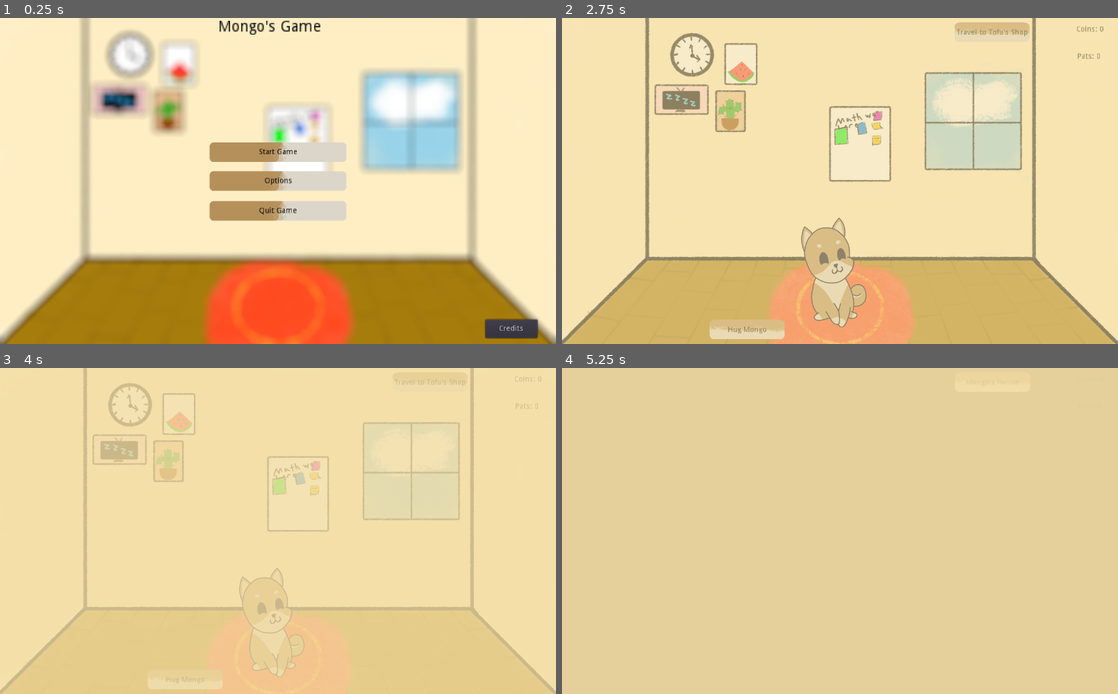
Above: before the commit, frames 1-4 (two rows, left to right).
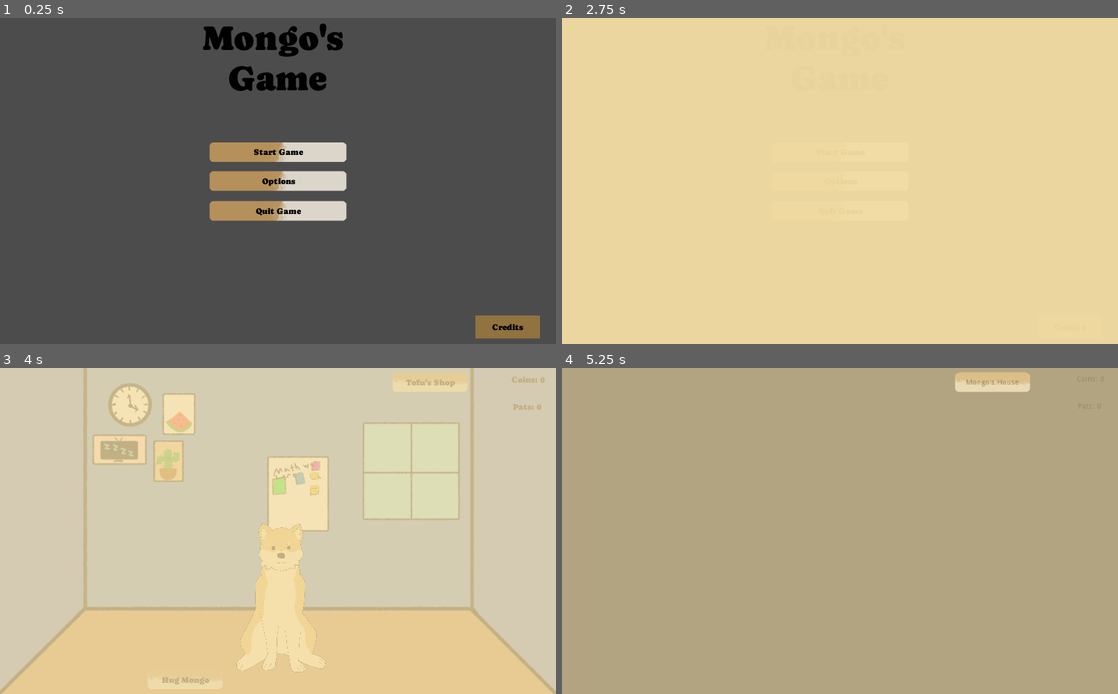
Above: after the commit, the same moments.

Repository: RedCoffeeMug/Mongos-Game
Game: Godot game, scene res://Scenes/Menu.tscn
Two runs of this game, one before a commit and one after it. Both use one fixed random seed, a clock stepped at 60 frames per second and the inputs below.
Inputs (mouse positions are in pixels of both pictures, inside the frame that each line leads up to):
- Up to frame 1 (0.25 s): no input
- Up to frame 2 (2.75 s): click "Options" at 0.5 s; click "Start Game" at 1.25 s; click "Start Game" at 2 s
- Up to frame 3 (4 s): click (428, 381) at 2.75 s, where only the run before the commit has a clickable "Travel to Tofu's Shop"; click (428, 381) at 3.5 s, where only the run before the commit has a clickable "Mongo's House"
- Up to frame 4 (5.25 s): click "Travel to Tofu's Shop" (after the commit: "Tofu's Shop") at 4.25 s; click "Mongo's House" at 5 s

The runs differ from the first frame. In frame 1, 96% of the frame differs, in the area x 0-100%, y 0-100%; in frame 2, 34%; in frame 3, 63%; in frame 4, 99%.

Commit message:
New mongo/house sprites

Diff:
--- a/Scenes/House.tscn
+++ b/Scenes/House.tscn
@@ -1,11 +1,12 @@
-[gd_scene load_steps=7 format=2]
+[gd_scene load_steps=8 format=2]
 
 [ext_resource path="res://scripts/Mongo.gd" type="Script" id=1]
 [ext_resource path="res://scripts/House.gd" type="Script" id=2]
-[ext_resource path="res://assets/Mongo_Sprite1.png" type="Texture" id=3]
-[ext_resource path="res://assets/House-empty.png" type="Texture" id=4]
+[ext_resource path="res://assets/Mongo-idle1.png" type="Texture" id=3]
+[ext_resource path="res://assets/House-day.png" type="Texture" id=4]
 [ext_resource path="res://Scenes/Pause_Menu.tscn" type="PackedScene" id=5]
 [ext_resource path="res://assets/Button_normal.png" type="Texture" id=6]
+[ext_resource path="res://Themes/MainTheme.tres" type="Theme" id=7]
 
 [node name="House" type="Node2D"]
 script = ExtResource( 2 )
@@ -19,8 +20,8 @@
 texture = ExtResource( 4 )
 
 [node name="Mongo" type="Sprite" parent="."]
-position = Vector2( 505, 468 )
-scale = Vector2( 0.792969, 0.792969 )
+position = Vector2( 517, 422 )
+scale = Vector2( 0.131108, 0.131108 )
 texture = ExtResource( 3 )
 script = ExtResource( 1 )
 
@@ -29,6 +30,7 @@
 margin_top = 3.0
 margin_right = 1008.0
 margin_bottom = 39.0
+theme = ExtResource( 7 )
 custom_colors/font_color = Color( 0, 0, 0, 1 )
 text = "Coins: 0"
 align = 1
@@ -39,6 +41,7 @@
 margin_top = 53.0
 margin_right = 1006.0
 margin_bottom = 89.0
+theme = ExtResource( 7 )
 custom_colors/font_color = Color( 0, 0, 0, 1 )
 text = "Pats: 0"
 align = 1
@@ -49,6 +52,7 @@
 margin_top = 7.0
 margin_right = 864.0
 margin_bottom = 47.0
+theme = ExtResource( 7 )
 texture_normal = ExtResource( 6 )
 
 [node name="Label" type="Label" parent="Travel_Button"]
@@ -56,7 +60,7 @@
 anchor_right = 1.0
 anchor_bottom = 1.0
 custom_colors/font_outline_modulate = Color( 0, 0, 0, 1 )
-text = "Travel to Tofu's Shop"
+text = "Tofu's Shop"
 align = 1
 valign = 1
 
@@ -65,6 +69,7 @@
 margin_top = 554.0
 margin_right = 413.0
 margin_bottom = 594.0
+theme = ExtResource( 7 )
 texture_normal = ExtResource( 6 )
 
 [node name="Label" type="Label" parent="HugMongo_Button"]
--- a/Scenes/Menu.tscn
+++ b/Scenes/Menu.tscn
@@ -1,13 +1,19 @@
-[gd_scene load_steps=5 format=2]
+[gd_scene load_steps=7 format=2]
 
 [ext_resource path="res://scripts/Menu.gd" type="Script" id=1]
-[ext_resource path="res://assets/House_Blur.png" type="Texture" id=2]
 [ext_resource path="res://assets/MenuButton_Normal.png" type="Texture" id=3]
+[ext_resource path="res://Themes/MainTheme.tres" type="Theme" id=4]
 [ext_resource path="res://Audio/Mongo_MainMenu.wav" type="AudioStream" id=5]
+[ext_resource path="res://Themes/Caprasimo-Regular.ttf" type="DynamicFontData" id=6]
+
+[sub_resource type="DynamicFont" id=1]
+size = 64
+font_data = ExtResource( 6 )
 
 [node name="Menu" type="Control"]
 anchor_right = 1.0
 anchor_bottom = 1.0
+theme = ExtResource( 4 )
 script = ExtResource( 1 )
 
 [node name="BackgroundMusic" type="AudioStreamPlayer" parent="."]
@@ -17,7 +23,6 @@
 [node name="Background" type="TextureRect" parent="."]
 margin_right = 1024.0
 margin_bottom = 600.0
-texture = ExtResource( 2 )
 
 [node name="StartButton" type="TextureButton" parent="."]
 anchor_left = 0.5
@@ -77,19 +82,26 @@
 valign = 1
 
 [node name="CreditsButton" type="Button" parent="."]
-margin_left = 894.0
-margin_top = 555.0
-margin_right = 990.0
-margin_bottom = 589.0
+margin_left = 876.0
+margin_top = 548.0
+margin_right = 995.0
+margin_bottom = 590.0
+custom_colors/font_color_disabled = Color( 0, 0, 0, 1 )
+custom_colors/font_color_focus = Color( 0, 0, 0, 1 )
+custom_colors/font_color = Color( 0, 0, 0, 1 )
+custom_colors/font_color_hover = Color( 0, 0, 0, 1 )
+custom_colors/font_color_pressed = Color( 0, 0, 0, 1 )
 text = "Credits"
 
 [node name="Title" type="RichTextLabel" parent="."]
-margin_left = 394.0
-margin_top = 3.0
-margin_right = 497.0
-margin_bottom = 21.0
-rect_scale = Vector2( 2, 2 )
+anchor_left = 0.5
+anchor_right = 0.5
+margin_left = -144.5
+margin_right = 144.5
+margin_bottom = 150.0
+theme = ExtResource( 4 )
 custom_colors/default_color = Color( 0, 0, 0, 1 )
+custom_fonts/normal_font = SubResource( 1 )
 bbcode_enabled = true
 bbcode_text = "[center]Mongo's Game"
 text = "Mongo's Game"
@@ -110,3 +122,4 @@
 [connection signal="pressed" from="OptionsButton" to="." method="_on_OptionsButton_pressed"]
 [connection signal="pressed" from="QuitButton" to="." method="_on_QuitButton_pressed"]
 [connection signal="pressed" from="CreditsButton" to="." method="_on_CreditsButton_pressed"]
+[connection signal="meta_clicked" from="CreditsPanel/credits_label" to="." method="_on_credits_label_meta_clicked"]
--- a/Scenes/Pause_Menu.tscn
+++ b/Scenes/Pause_Menu.tscn
@@ -3,11 +3,12 @@
 [ext_resource path="res://assets/Blur.png" type="Texture" id=1]
 [ext_resource path="res://scripts/Pause_Menu.gd" type="Script" id=2]
 [ext_resource path="res://assets/MenuButton_Normal.png" type="Texture" id=3]
-[ext_resource path="res://assets/Options_Menu.png" type="Texture" id=4]
+[ext_resource path="res://Themes/MainTheme.tres" type="Theme" id=4]
 
 [node name="PauseMenu" type="Control"]
 anchor_right = 1.0
 anchor_bottom = 1.0
+theme = ExtResource( 4 )
 script = ExtResource( 2 )
 
 [node name="Blur" type="TextureRect" parent="."]
@@ -60,22 +61,6 @@
 align = 1
 valign = 1
 
-[node name="OptionsMenu" type="WindowDialog" parent="."]
-anchor_left = 0.5
-anchor_top = 0.5
-anchor_right = 0.5
-anchor_bottom = 0.5
-margin_left = -314.0
-margin_top = -209.0
-margin_right = 314.0
-margin_bottom = 209.0
-window_title = "Options"
-
-[node name="TextureRect" type="TextureRect" parent="OptionsMenu"]
-anchor_right = 1.0
-anchor_bottom = 1.0
-texture = ExtResource( 4 )
-
 [connection signal="pressed" from="ContinueButton" to="." method="_on_ContinueButton_pressed"]
 [connection signal="pressed" from="OptionsButton" to="." method="_on_OptionsButton_pressed"]
 [connection signal="pressed" from="MenuButton" to="." method="_on_MenuButton_pressed"]
--- a/Scenes/scene_transition.tscn
+++ b/Scenes/scene_transition.tscn
@@ -20,6 +20,7 @@
 
 [sub_resource type="Animation" id=2]
 resource_name = "dissolve"
+length = 1.5
 tracks/0/type = "value"
 tracks/0/path = NodePath("dissolve_rect:modulate")
 tracks/0/interp = 1
@@ -27,7 +28,7 @@
 tracks/0/imported = false
 tracks/0/enabled = true
 tracks/0/keys = {
-"times": PoolRealArray( 0, 1 ),
+"times": PoolRealArray( 0, 1.5 ),
 "transitions": PoolRealArray( 1, 1 ),
 "update": 0,
 "values": [ Color( 1, 1, 1, 0 ), Color( 1, 1, 1, 1 ) ]
--- /dev/null
+++ b/Themes/MainTheme.tres
@@ -0,0 +1,64 @@
+[gd_resource type="Theme" load_steps=14 format=2]
+
+[ext_resource path="res://Themes/Caprasimo-Regular.ttf" type="DynamicFontData" id=1]
+
+[sub_resource type="DynamicFont" id=1]
+font_data = ExtResource( 1 )
+
+[sub_resource type="StyleBoxFlat" id=7]
+bg_color = Color( 0.550781, 0.428067, 0.219452, 0.905882 )
+
+[sub_resource type="StyleBoxFlat" id=8]
+bg_color = Color( 0.65625, 0.533773, 0.325562, 1 )
+
+[sub_resource type="Gradient" id=4]
+offsets = PoolRealArray( 0, 0.335196, 0.994413, 1 )
+colors = PoolColorArray( 0.572549, 0.454902, 0.254902, 1, 0.602261, 0.490768, 0.294441, 1, 0.734815, 0.650776, 0.470831, 1, 0.769531, 0.692683, 0.517029, 1 )
+
+[sub_resource type="GradientTexture2D" id=5]
+gradient = SubResource( 4 )
+fill_from = Vector2( 0.654167, 0.3625 )
+fill_to = Vector2( 1, 1 )
+
+[sub_resource type="StyleBoxTexture" id=6]
+texture = SubResource( 5 )
+region_rect = Rect2( 0, 0, 64, 64 )
+
+[sub_resource type="StyleBoxFlat" id=2]
+bg_color = Color( 0.572549, 0.454902, 0.254902, 1 )
+border_color = Color( 0.882353, 0.8, 0.611765, 1 )
+
+[sub_resource type="StyleBoxFlat" id=3]
+bg_color = Color( 0.460938, 0.36891, 0.212463, 1 )
+border_color = Color( 0.882353, 0.8, 0.611765, 1 )
+
+[sub_resource type="DynamicFont" id=9]
+font_data = ExtResource( 1 )
+
+[sub_resource type="StyleBoxFlat" id=11]
+bg_color = Color( 0.847656, 0.726747, 0.440384, 1 )
+
+[sub_resource type="DynamicFont" id=10]
+font_data = ExtResource( 1 )
+
+[sub_resource type="StyleBoxFlat" id=12]
+border_width_left = 5
+border_width_right = 5
+border_color = Color( 0.554688, 0.402355, 0.0541687, 1 )
+corner_radius_top_left = 3
+corner_radius_top_right = 3
+corner_radius_bottom_right = 3
+corner_radius_bottom_left = 3
+
+[resource]
+Button/colors/font_color_disabled = Color( 0, 0, 0, 0.360784 )
+Button/fonts/font = SubResource( 1 )
+Button/styles/disabled = SubResource( 7 )
+Button/styles/focus = SubResource( 8 )
+Button/styles/hover = SubResource( 6 )
+Button/styles/normal = SubResource( 2 )
+Button/styles/pressed = SubResource( 3 )
+Label/fonts/font = SubResource( 9 )
+Panel/styles/panel = SubResource( 11 )
+RichTextLabel/fonts/normal_font = SubResource( 10 )
+VScrollBar/styles/scroll = SubResource( 12 )
--- a/scripts/Menu.gd
+++ b/scripts/Menu.gd
@@ -8,7 +8,8 @@
 	var copyright_text = ""
 
 	copyright_text += "Made by [url=https://github.com/RedCoffeeMug]RedCoffeeMug[/url]\n"
-	copyright_text += "Created using the [url=https://godotengine.org/license/]Godot Game Engine[/url]"
+	copyright_text += "Created using the [url=https://godotengine.org/license/]Godot Game Engine[/url]\n"
+	copyright_text += "Using [url=https://fonts.google.com/specimen/Caprasimo/about]Caprasimo Regular Font[/url]"
 
 	#license
 	var copyright_info = Engine.get_copyright_info()
@@ -51,3 +52,7 @@
 		CreditsPanel.show()
 	else:
 		CreditsPanel.hide()
+
+
+func _on_credits_label_meta_clicked(meta):
+	OS.shell_open(meta)
--- a/scripts/Pause_Menu.gd
+++ b/scripts/Pause_Menu.gd
@@ -9,7 +9,7 @@
 
 
 func _input(event):
-	if Input.is_action_pressed("Game_Paused"):
+	if Input.is_action_just_released("Game_Paused"):
 		visible = not visible
 
 
@@ -20,7 +20,7 @@
 
 
 func _on_OptionsButton_pressed():
-	popup.visible = true
+	pass
 
 
 func _on_MenuButton_pressed():
Binary file added: Themes/Caprasimo-Regular.ttf
Binary file added: assets/House-day.png
Not shown, changed: assets/House-day.png.import
Binary file removed: assets/House-empty.png
Binary file added: assets/House-night.png
Not shown, changed: assets/House-night.png.import
Binary file removed: assets/House_Blur.png
Binary file added: assets/Mongo-idle1.png
Not shown, changed: assets/Mongo-idle1.png.import
Binary file removed: assets/Mongo_Sprite1.png
